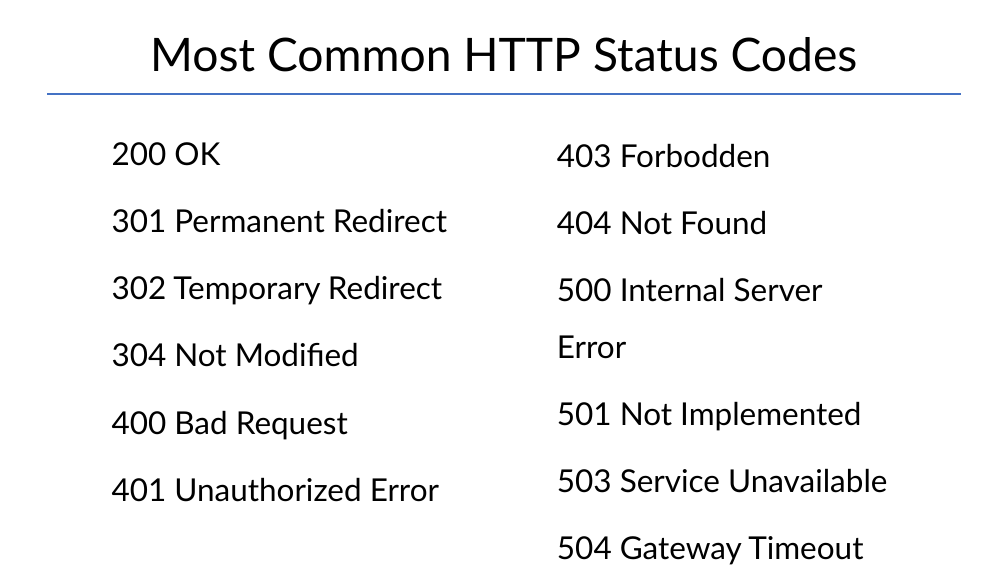
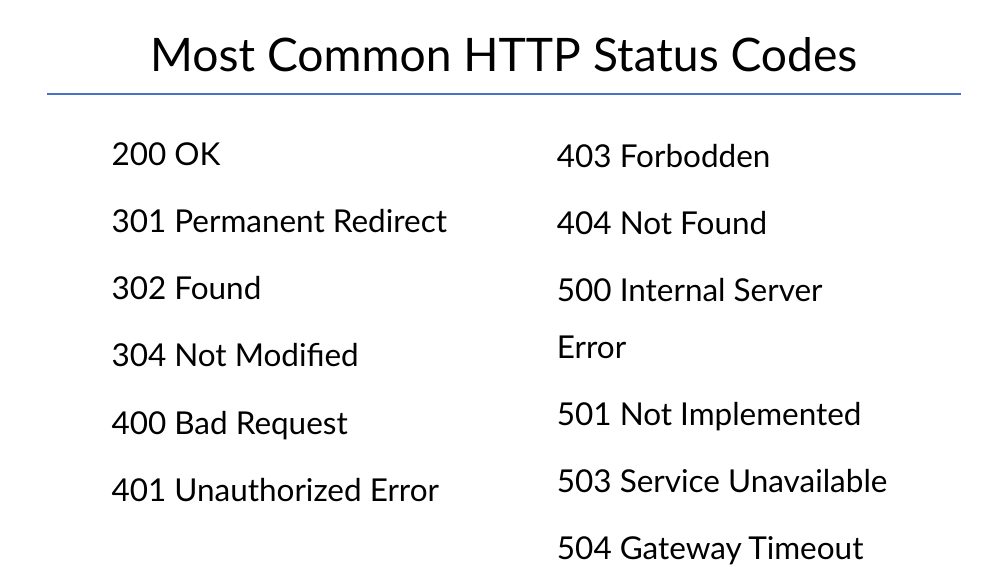
Before and after one commit to Garnik94/Levelup_presentations, a slide deck: slide 15 of Http/Http_presentation.pptx. Drawn at 1008x567 pixels with LibreOffice and Linux fonts; fonts in the diff are those of the drawing. Boxes give left, top, right and bottom in pixels: in the first picture for what was removed or moved away, otherwise in the second. Text is boxed around its words. In the diff, an @@ line names an element or a change of style, - is before the commit and + after.

```diff
--- a/Http/Http_presentation.pptx
+++ b/Http/Http_presentation.pptx
@@ text at [112, 275, 261, 300]: text changed @@
-302 Temporary Redirect
+302 Found
```
Also in this commit, not shown: 1 other file.
